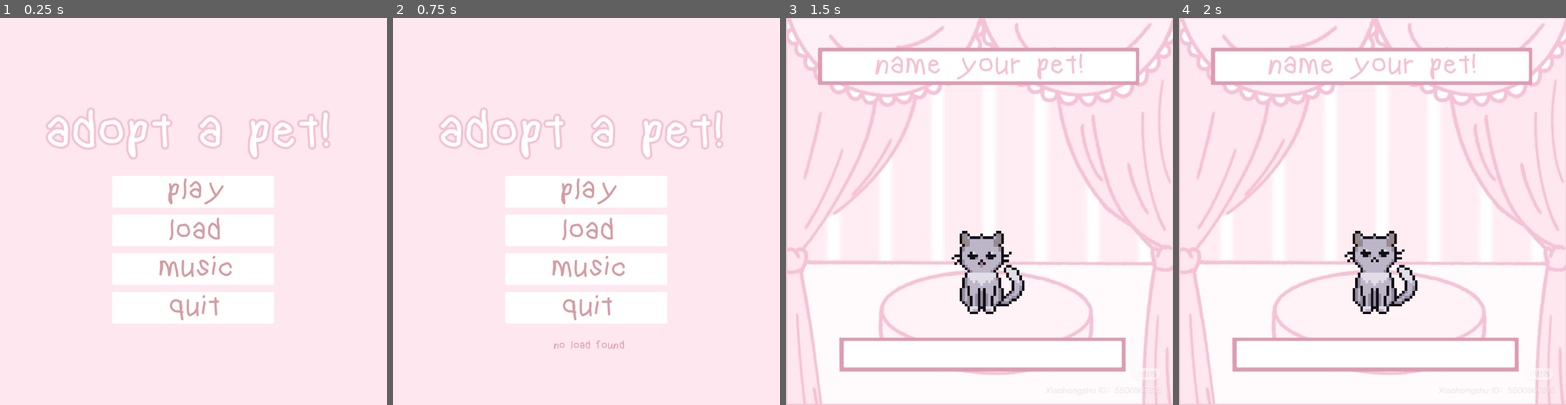
Above: before the commit, frames 1-4 (left to right).
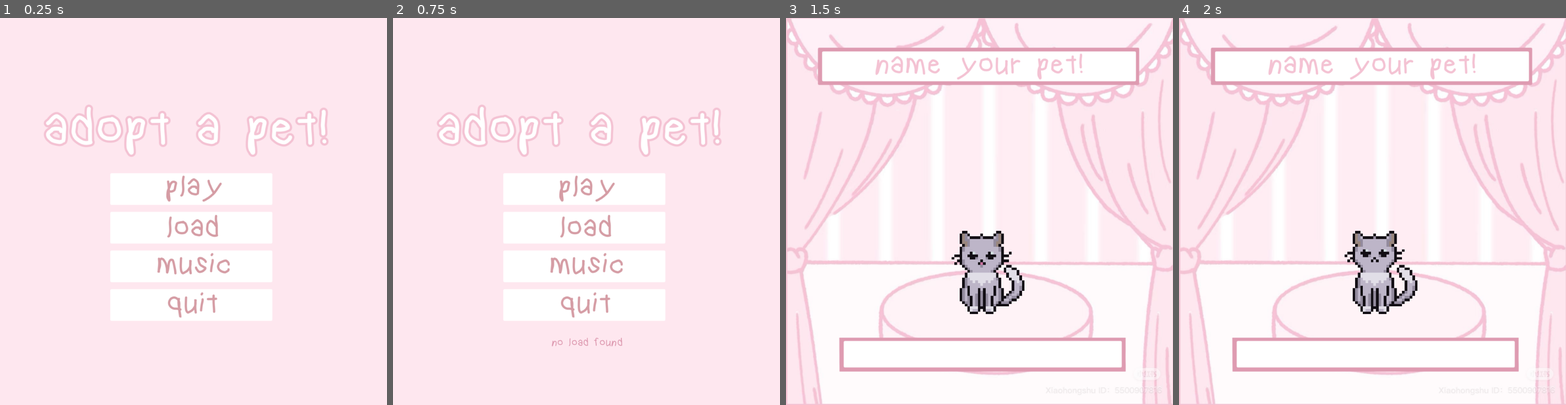
Above: after the commit, the same moments.

Repository: moyinns/athenaworkshop
Game: Godot game, scene res://opening_screen/opening_screen.tscn
Two runs of this game, one before a commit and one after it. Both use one fixed random seed, a clock stepped at 60 frames per second and the inputs below.
Inputs (mouse positions are in pixels of both pictures, inside the frame that each line leads up to; where the layout moved, square brackets give the same spot in the first picture):
- Up to frame 1 (0.25 s): no input
- Up to frame 2 (0.75 s): click (582, 226) [586, 230] at 0.5 s
- Up to frame 3 (1.5 s): click (975, 188) [979, 192] at 1.25 s
- Up to frame 4 (2 s): no input

The runs differ from the first frame. In frame 1, 4.3% of the frame differs, in the area x 11-86%, y 22-79%; in frame 2, 4.5%, in the area x 11-86%, y 22-86%; in frame 3, nothing differs; in frame 4, nothing differs.

Commit message:
error fixed + audio file changed + icon.svg issue

Diff:
--- a/globals.gd
+++ b/globals.gd
@@ -4,4 +4,4 @@
 var hunger = 50
 var thirst = 50
 var level = 0
-var save_path = "user://variable.save"
+var save_path
--- /dev/null
+++ b/icon.svg
@@ -0,0 +1 @@
+<svg xmlns="http://www.w3.org/2000/svg" width="128" height="128"><rect width="124" height="124" x="2" y="2" fill="#363d52" stroke="#212532" stroke-width="4" rx="14"/><g fill="#fff" transform="translate(12.322 12.322)scale(.101)"><path d="M105 673v33q407 354 814 0v-33z"/><path fill="#478cbf" d="m105 673 152 14q12 1 15 14l4 67 132 10 8-61q2-11 15-15h162q13 4 15 15l8 61 132-10 4-67q3-13 15-14l152-14V427q30-39 56-81-35-59-83-108-43 20-82 47-40-37-88-64 7-51 8-102-59-28-123-42-26 43-46 89-49-7-98 0-20-46-46-89-64 14-123 42 1 51 8 102-48 27-88 64-39-27-82-47-48 49-83 108 26 42 56 81zm0 33v39c0 276 813 276 814 0v-39l-134 12-5 69q-2 10-14 13l-162 11q-12 0-16-11l-10-65H446l-10 65q-4 11-16 11l-162-11q-12-3-14-13l-5-69z"/><path d="M483 600c0 34 58 34 58 0v-86c0-34-58-34-58 0z"/><circle cx="725" cy="526" r="90"/><circle cx="299" cy="526" r="90"/></g><g fill="#414042" transform="translate(12.322 12.322)scale(.101)"><circle cx="307" cy="532" r="60"/><circle cx="717" cy="532" r="60"/></g></svg>
--- a/main_homscreen/main_homescreen.gd
+++ b/main_homscreen/main_homescreen.gd
@@ -44,22 +44,49 @@
 	get_tree().change_scene_to_file("res://water + food + pet screen/pet_scene.tscn")
 
 func save ():
-	var file = FileAccess.open(Globals.save_path, FileAccess.WRITE)
-	file.store_var(Globals.hunger)
-	file.store_var(Globals.thirst)
-	file.store_var(Globals.level)
-	file.store_var(Globals.pet_name)
+	if OS.has_feature("web"):
+		pass
+	else:
+		Globals.save_path = "user://variable.save"
+		var file = FileAccess.open(Globals.save_path, FileAccess.WRITE)
+		file.store_var(Globals.hunger)
+		file.store_var(Globals.thirst)
+		file.store_var(Globals.level)
+		file.store_var(Globals.pet_name)
 
 func _on_save_pressed() -> void:
-	if FileAccess.file_exists(Globals.save_path):
+	var save_exists = false
+	if OS.has_feature("web"):
+		$"save settings".visible = true
+		save_status.text = "save function isnt avaiable on web."
+	else:
+		# Check for save in file system
+		Globals.save_path = "user://variable.save"
+		if FileAccess.file_exists(Globals.save_path):
+			save_exists = true
+	if save_exists:
+		# Show overwrite warning if a save exists
 		$"save settings".visible = true
 		save_status.text = "this will overwrite the previous save, do you wish to continue?"
 		$"overwrite options".visible = true
 	else:
+		# Save immediately if no save exists
 		$"save settings".visible = true
 		save()
 		save_timer.start()
 		save_status.text = "save successful!"
+
+
+
+	#if FileAccess.file_exists(Globals.save_path):
+		#$"save settings".visible = true
+		#save_status.text = "this will overwrite the previous save, do you wish to continue?"
+		#$"overwrite options".visible = true
+	#else:
+		#$"save settings".visible = true
+		#save()
+		#save_timer.start()
+		#save_status.text = "save successful!"
 
 func _on_save_timer_timeout() -> void:
 	$"save settings".visible = false
--- a/music.tscn
+++ b/music.tscn
@@ -1,11 +1,11 @@
 [gd_scene load_steps=3 format=3 uid="uid://buwcpggv0oi8j"]
 
-[ext_resource type="AudioStream" uid="uid://qxmcahhsf2km" path="res://ytmp3free.cc_cute-chill-cool-girly-nintendo-ds-music-youtubemp3free.org.mp3" id="1_3h6ak"]
 [ext_resource type="Script" uid="uid://bwlgejtr225ov" path="res://music.gd" id="1_5vxup"]
+[ext_resource type="AudioStream" uid="uid://cr3w44ocss7h8" path="res://cropped 8min chill music.ogg" id="2_5vxup"]
 
 [node name="music" type="Node2D"]
 script = ExtResource("1_5vxup")
 
 [node name="AudioStreamPlayer2D" type="AudioStreamPlayer2D" parent="."]
-stream = ExtResource("1_3h6ak")
+stream = ExtResource("2_5vxup")
 autoplay = true
--- a/opening_screen/opening_screen.gd
+++ b/opening_screen/opening_screen.gd
@@ -1,5 +1,4 @@
 extends Node2D
-
 
 @onready var load_status = $"load settings/load status"
 @onready var load_timer = $"load settings/load timer"
@@ -18,26 +17,44 @@
 	get_tree().change_scene_to_file("res://naming_screen/naming_scene.tscn")
 
 func _on_load_pressed() -> void:
-	load_data()
-	$"load settings".visible = true
-	if load_data() == true:
-		load_status.text = "load successful!"
-		load_timer.start()
+	if OS.has_feature("web"):
+		load_status.text = "load function isnt available on web :("
 	else:
-		load_status.text = "no load found"
-		fail_load_timer.start()
+		load_data()
+		$"load settings".visible = true
+		if load_data() == true:
+			load_status.text = "load successful!"
+			load_timer.start()
+		else:
+			load_status.text = "no load found"
+			fail_load_timer.start()
 
 
 func load_data():
-	if FileAccess.file_exists(Globals.save_path):
-		var file = FileAccess.open(Globals.save_path, FileAccess.READ)
-		Globals.hunger = file.get_var()
-		Globals.thirst = file.get_var()
-		Globals.level = file.get_var()
-		Globals.pet_name = file.get_var()
-		return true
+	if OS.has_feature("web"):
+		pass
 	else:
-		return false
+		# For desktop, use the file system
+		Globals.save_path = "user://variable.save"
+		if FileAccess.file_exists(Globals.save_path):
+			var file = FileAccess.open(Globals.save_path, FileAccess.READ)
+			Globals.hunger = file.get_var()
+			Globals.thirst = file.get_var()
+			Globals.level = file.get_var()
+			Globals.pet_name = file.get_var()
+			return true
+		else:
+			return false
+
+	#if FileAccess.file_exists(Globals.save_path):
+		#var file = FileAccess.open(Globals.save_path, FileAccess.READ)
+		#Globals.hunger = file.get_var()
+		#Globals.thirst = file.get_var()
+		#Globals.level = file.get_var()
+		#Globals.pet_name = file.get_var()
+		#return true
+	#else:
+		#return false
 
 func _on_load_timer_timeout() -> void:
 	get_tree().change_scene_to_file("res://main_homscreen/main_homescreen.tscn")
--- a/opening_screen/opening_screen.tscn
+++ b/opening_screen/opening_screen.tscn
@@ -7,7 +7,6 @@
 [sub_resource type="StyleBoxEmpty" id="StyleBoxEmpty_mlqw3"]
 
 [node name="opening_screen" type="Node2D"]
-position = Vector2(5, 7)
 script = ExtResource("1_fmed4")
 
 [node name="TextureRect" type="TextureRect" parent="."]
Not shown, added: cropped 8min chill music.ogg.import
Binary file added: export 3/index.apple-touch-icon.png
Binary file added: export 3/index.icon.png
Binary file added: export 3/index.png
Not shown, added: export_presets.cfg
Not shown, added: icon.svg.import
Not shown, removed: ytmp3free.cc_cute-chill-cool-girly-nintendo-ds-music-youtubemp3free.org.mp3.import
Not shown, added: cropped 8min chill music.ogg
Not shown, added: export 3/index.audio.position.worklet.js
Not shown, added: export 3/index.audio.position.worklet.zip
Not shown, added: export 3/index.audio.worklet.js
Not shown, added: export 3/index.html
(and 5 more such lines)
